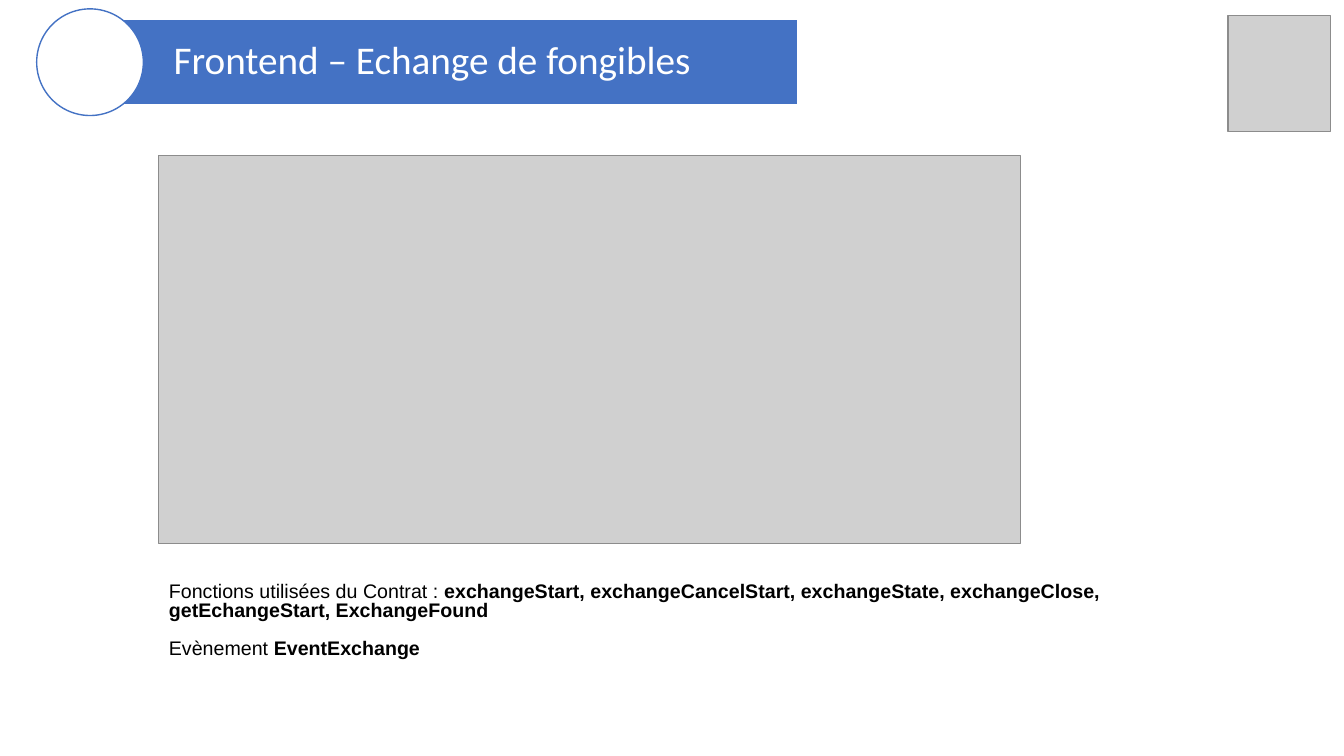
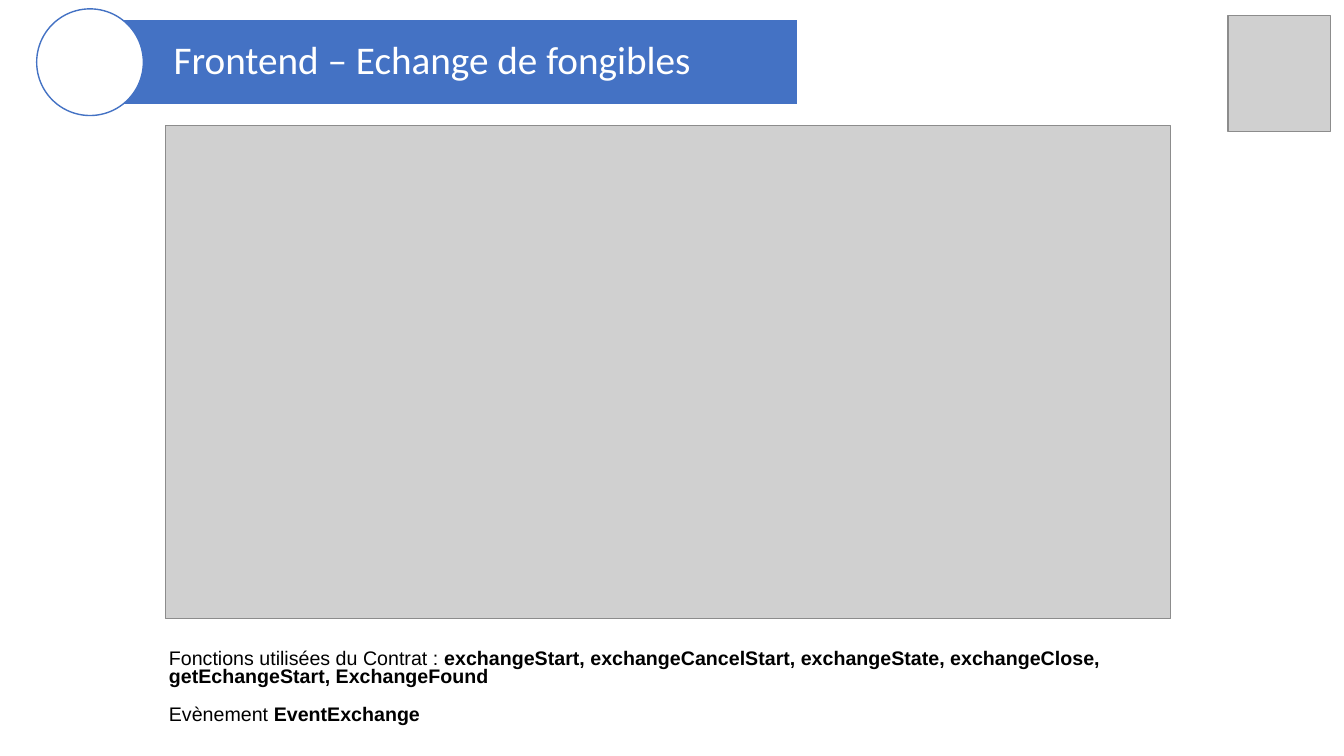
Before and after one commit to blockchainFormationAcadee/chapitre-vi-ft-franck38410, a slide deck: slide 16 of Presentation_JO2024.pptx (slide 14 before the commit). Drawn at 1344x756 pixels with LibreOffice and Linux fonts; fonts in the diff are those of the drawing; grey boxes stand for pictures. Boxes give left, top, right and bottom in pixels: in the first picture for what was removed or moved away, otherwise in the second. Text is boxed around its words. In the diff, an @@ line names an element or a change of style, - is before the commit and + after.

```diff
--- a/Presentation_JO2024.pptx
+++ b/Presentation_JO2024.pptx
@@ picture: place and size @@
-picture at [159,156,1021,544]
+picture at [165,126,1172,619]
@@ text "Fonctions utilisées du Contrat : ...": place and size @@
-text "Fonctions utilisées du Contrat : ..." at [169,583,1099,659]
+text "Fonctions utilisées du Contrat : ..." at [169,650,1099,725]
```
Also in this commit, not shown: 11 other slides changed, 3 slides added, 1 slide removed, 3 other files.
